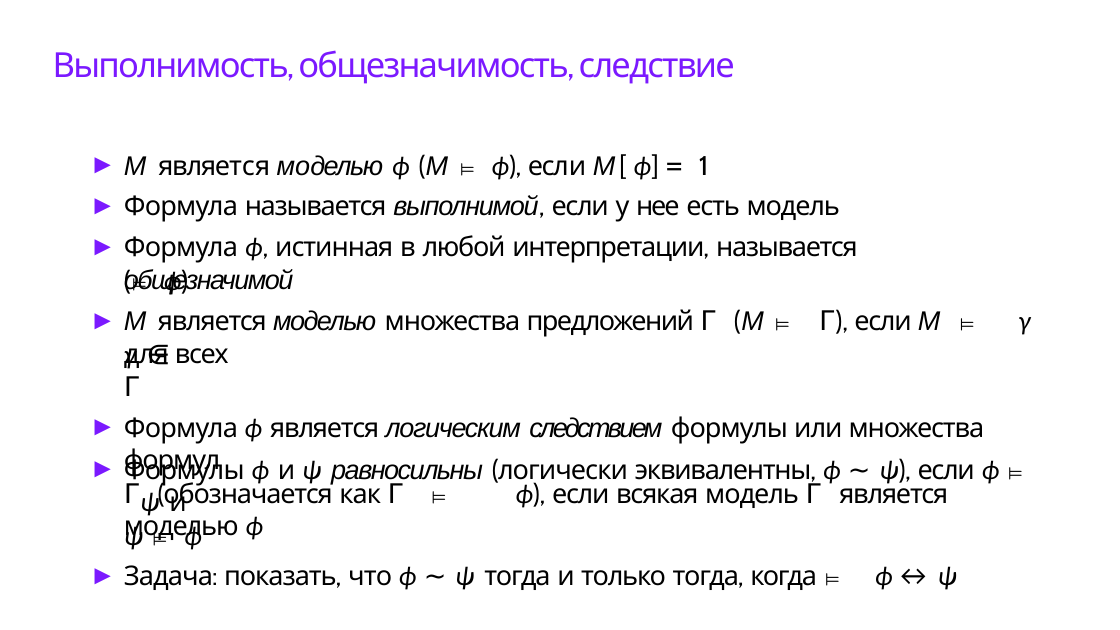
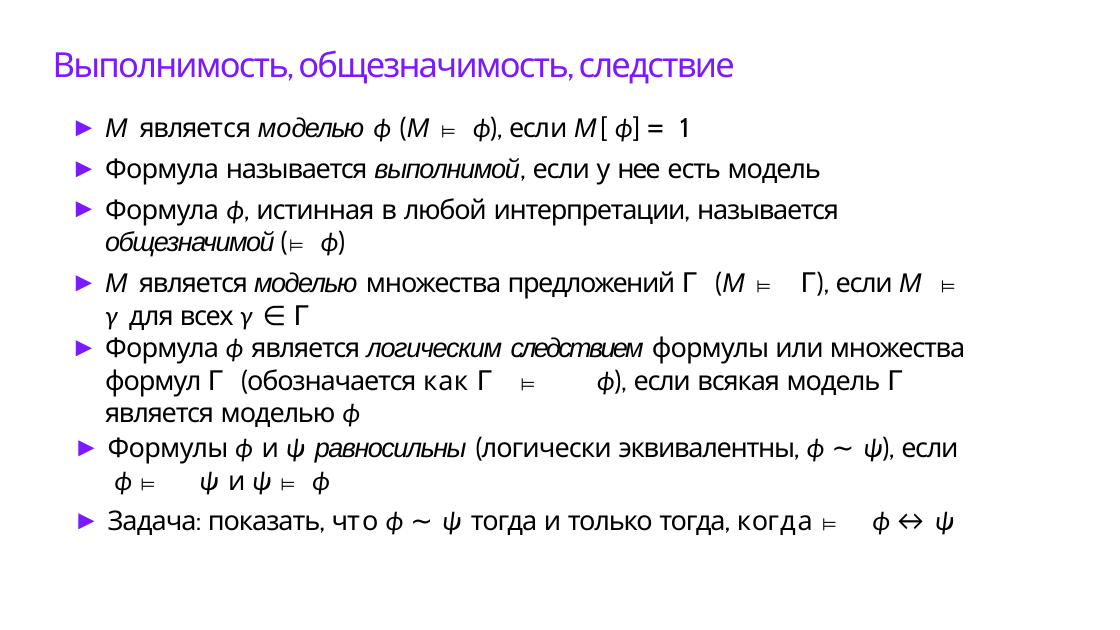
Before and after one commit to sirius-2023-spbu/materials, a slide deck: slide 23 of lectures/Лекция1.pptx. Drawn at 1120x630 pixels with LibreOffice and Linux fonts; fonts in the diff are those of the drawing. Boxes give left, top, right and bottom in pixels: in the first picture for what was removed or moved away, otherwise in the second. Text is boxed around its words. In the diff, an @@ line names an element or a change of style, - is before the commit and + after.

Commit message:
Fix: update lecture

```diff
--- a/lectures/Лекция1.pptx
+++ b/lectures/Лекция1.pptx
@@ text "M является моделью ϕ (M ...": place and size @@
-text "M является моделью ϕ (M ..." at box(124, 154, 858, 263)
+text "M является моделью ϕ (M ..." at box(105, 116, 965, 535)
@@ text at box(105, 198, 965, 535): text changed @@
-► Формула ϕ, истинная в любой интерпретации, называется общезначимой
+► Формула ϕ, истинная в любой интерпретации, называется общезначимой (⊨ ϕ)
+► M является моделью множества предложений Γ (M ⊨ Γ), если M ⊨ γ для всех γ ∈ Γ
+► Формула ϕ является логическим следствием формулы или множества формул Γ (обозначается как Γ ⊨ ϕ), если всякая модель Γ является моделью ϕ
+► Формулы ϕ и ψ равносильны (логически эквивалентны, ϕ ∼ ψ), если ϕ ⊨ ψ и ψ ⊨ ϕ
+► Задача: показать, что ϕ ∼ ψ тогда и только тогда, когда ⊨ ϕ ↔ ψ
@@ text removed at box(124, 269, 1030, 543) @@
-(⊨ ϕ)
-► M является моделью множества предложений Γ (M ⊨ Γ), если M ⊨ γ для всех
-► Формула ϕ является логическим следствием формулы или множества формул
-Γ (обозначается как Γ ⊨ ϕ), если всякая модель Γ является моделью ϕ
@@ text removed at box(124, 348, 140, 396) @@
-γ ∈ Γ
@@ text removed at box(124, 458, 1000, 590) @@
-► Формулы ϕ и ψ равносильны (логически эквивалентны, ϕ ∼ ψ), если ϕ ⊨ ψ и
-ψ ⊨ ϕ
-► Задача: показать, что ϕ ∼ ψ тогда и только тогда, когда ⊨ ϕ ↔ ψ
```
Also in this commit, not shown: 5 other slides changed.
